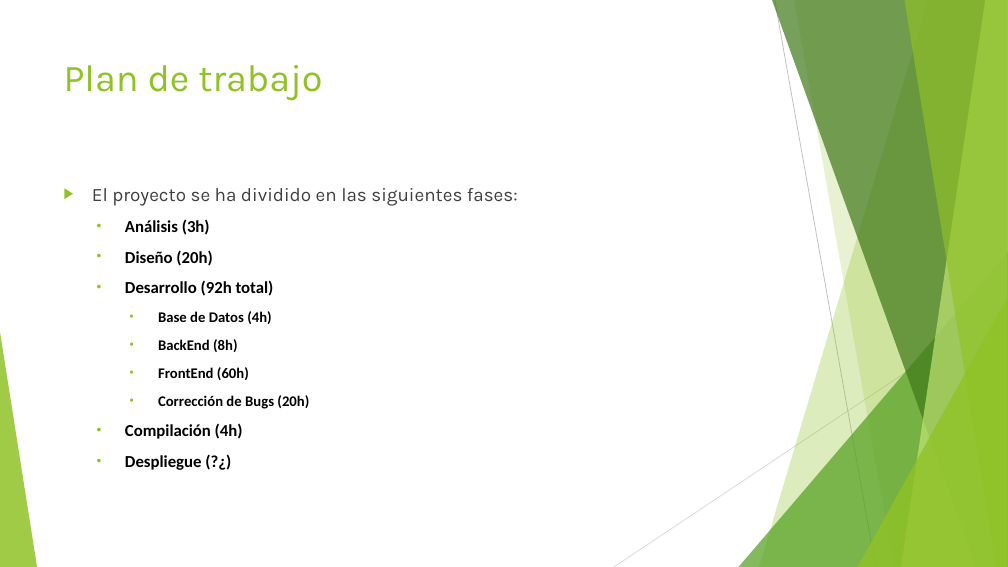
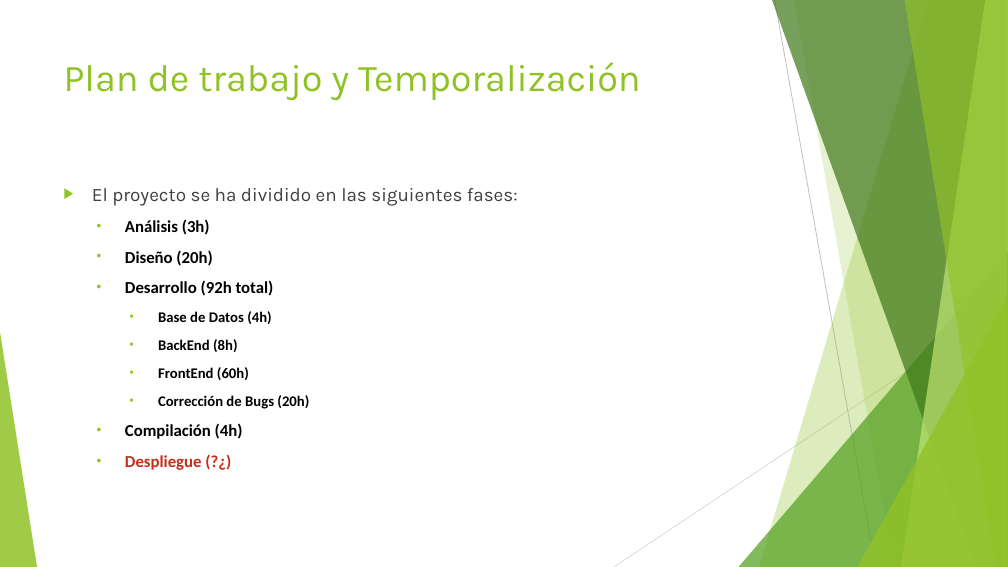
Before and after one commit to AlVelRap/dietario, a slide deck: slide 5 of Presentacion y memorias/Gestor de Dietas.pptx. Drawn at 1008x567 pixels with LibreOffice and Linux fonts; fonts in the diff are those of the drawing. Boxes give left, top, right and bottom in pixels: in the first picture for what was removed or moved away, otherwise in the second. Text is boxed around its words. In the diff, an @@ line names an element or a change of style, - is before the commit and + after.

```diff
--- a/Presentacion y memorias/Gestor de Dietas.pptx
+++ b/Presentacion y memorias/Gestor de Dietas.pptx
@@ title at (64,62,641,101): text changed @@
-Plan de trabajo
+Plan de trabajo y Temporalización
@@ text at (125,455,202,470): text colour #000000 to #C42F1A in "Despliegue (?¿)" @@
```
Also in this commit, not shown: 3 other slides changed, 1 slide added, 3 other files.
